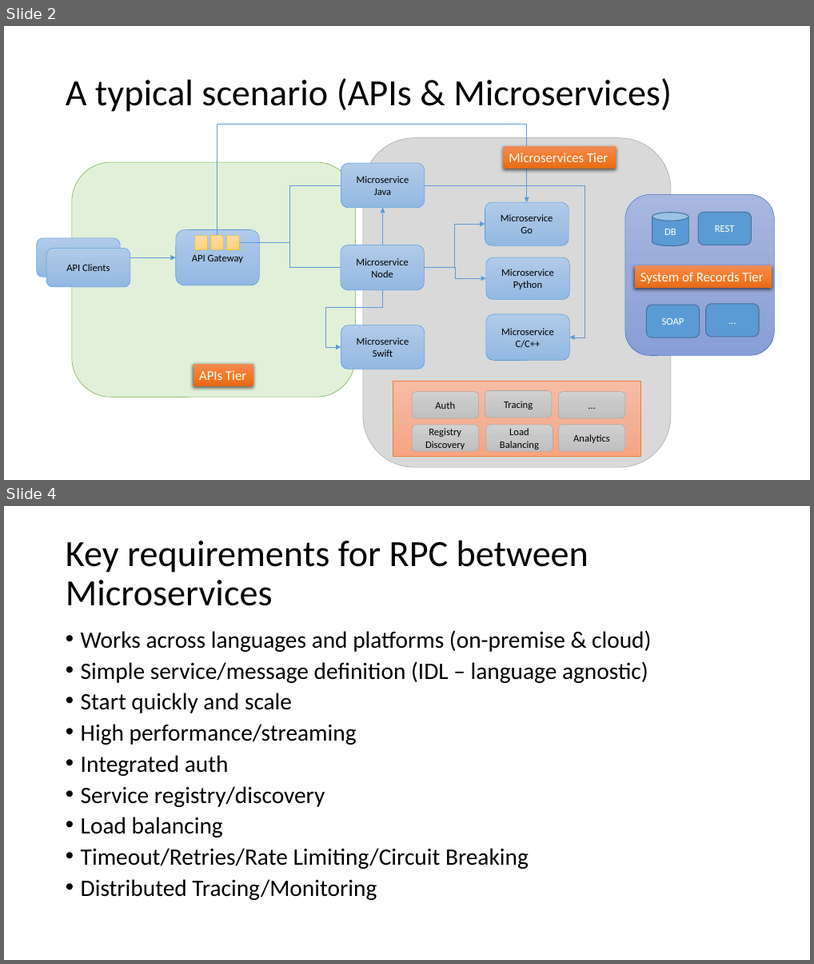
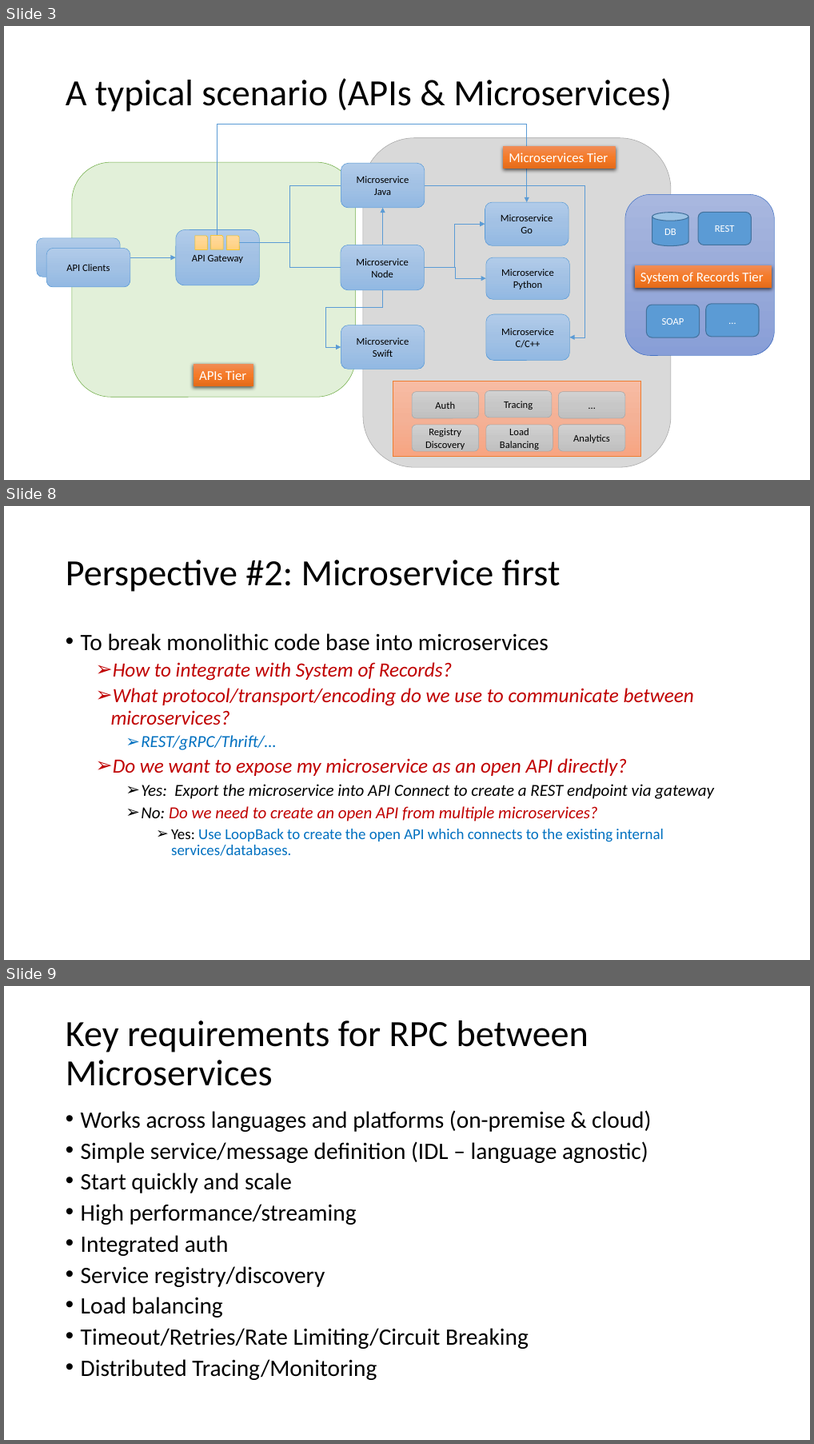
Before and after one commit to strongloop/loopback-example-polyglot, a slide deck: Polyglot Microservices.pptx. Shown one above the other, each under a label of ours: slides 2 and 4 before the commit, slides 3, 8 and 9 after it; the slides between them are not shown. The pictures are 814x964 and 814x1444 pixels, drawn with LibreOffice and Linux fonts; fonts in the diff are those of the drawing. Boxes give left, top, right and bottom in pixels: in the first picture for what was removed or moved away, otherwise in the second. Text is boxed around its words. In the diff, an @@ line names an element or a change of style, - is before the commit and + after.

```diff
--- a/Polyglot Microservices.pptx
+++ b/Polyglot Microservices.pptx
@@ slide 8 added at (4, 506, 810, 960), background #FFFFFF @@
@@ title added at (66, 560, 561, 592), 44 pt, text #000000 @@
+Perspective #2: Microservice first
@@ text added at (81, 633, 714, 856), 24 pt, text #C00000, italic @@
+• To break monolithic code base into microservices
+  ➢ How to integrate with System of Records?
+  ➢ What protocol/transport/encoding do we use to communicate between microservices?
+    ➢ REST/gRPC/Thrift/…
+  ➢ Do we want to expose my microservice as an open API directly?
+    ➢ Yes: Export the microservice into API Connect to create a REST endpoint via gateway
+    ➢ No: Do we need to create an open API from multiple microservices?
+      ➢ Yes: Use LoopBack to create the open API which connects to the existing internal services/databases.
@@ what was slide 2 is now slide 3 @@
@@ what was slide 4 is now slide 9 @@
```
Also in this commit, not shown: 4 slides changed, 4 other slides added.
